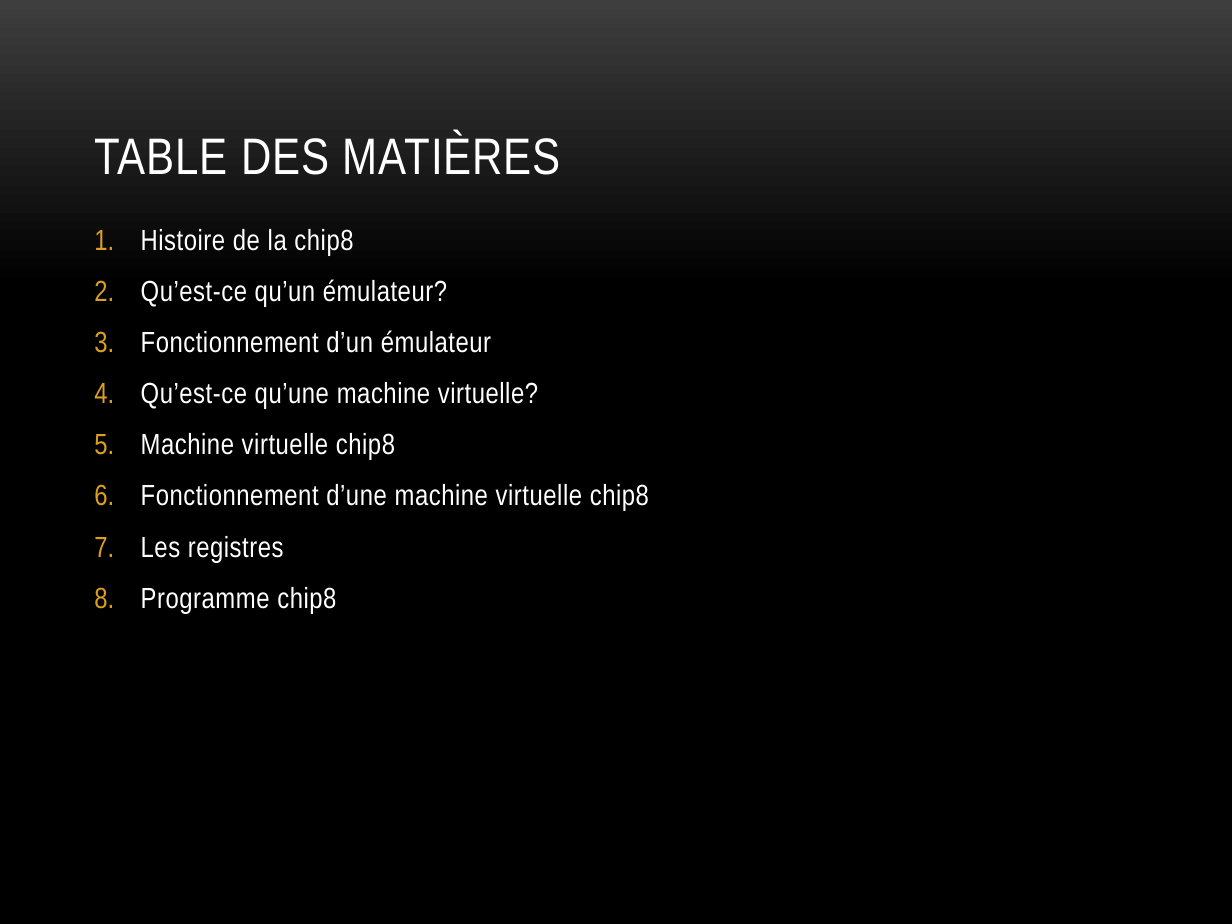
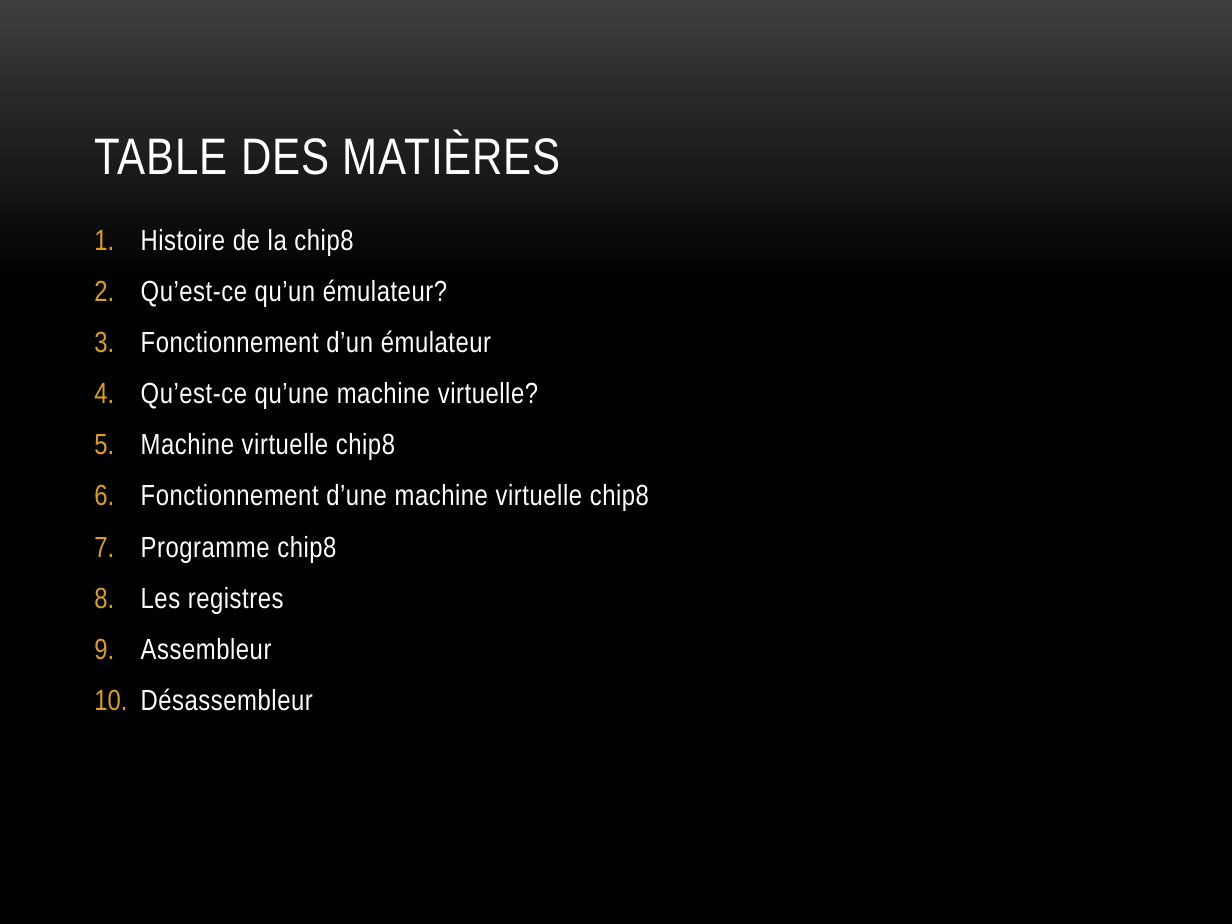
Before and after one commit to charlesfire/Chip-8_Disassembler, a slide deck: slide 2 of SERTP2.pptx. Drawn at 1232x924 pixels with LibreOffice and Linux fonts; fonts in the diff are those of the drawing; background and template pictures are left out. Boxes give left, top, right and bottom in pixels: in the first picture for what was removed or moved away, otherwise in the second. Text is boxed around its words. In the diff, an @@ line names an element or a change of style, - is before the commit and + after.

```diff
--- a/SERTP2.pptx
+++ b/SERTP2.pptx
@@ text at <box>141,536,336,562</box>: paragraph added @@
+7. Programme chip8
@@ text at <box>141,638,313,711</box>: text changed @@
-8. Programme chip8
+9. Assembleur
+10. Désassembleur
```
Also in this commit, not shown: 11 slides added.
